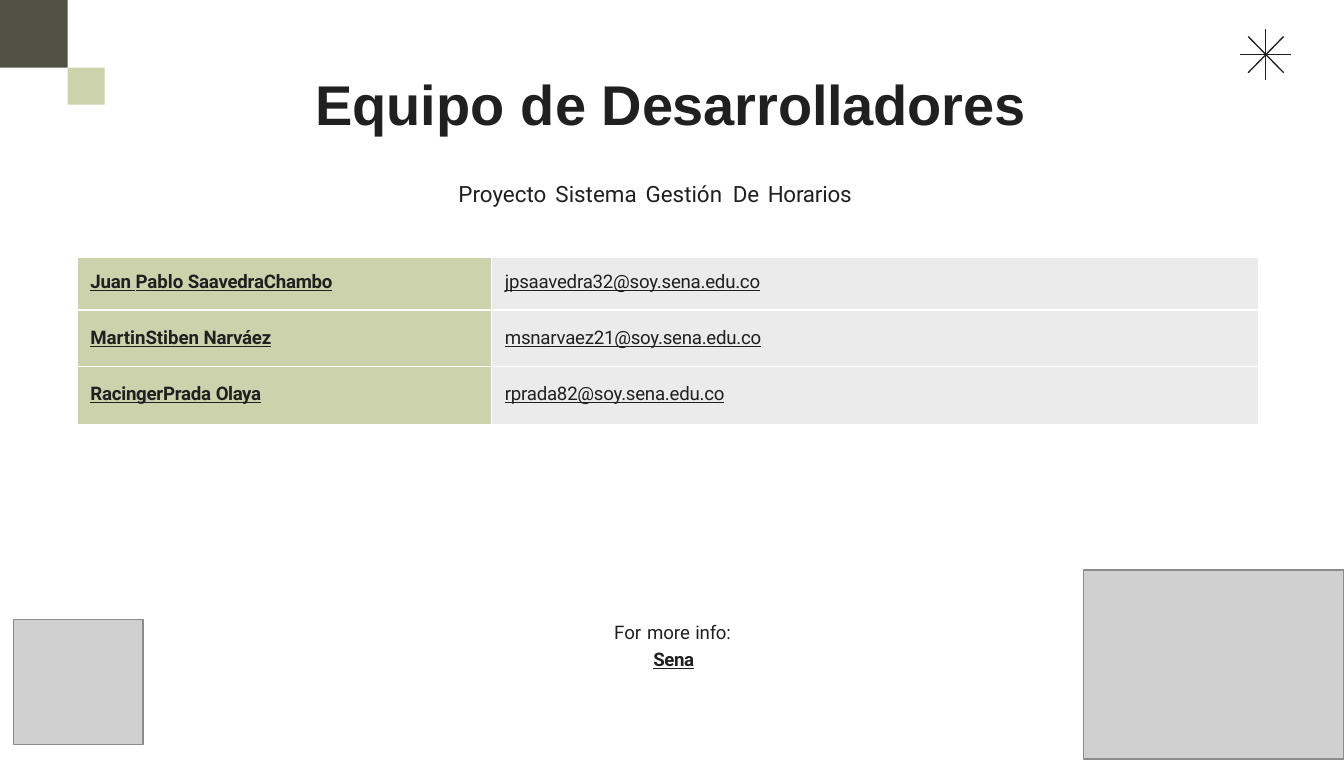
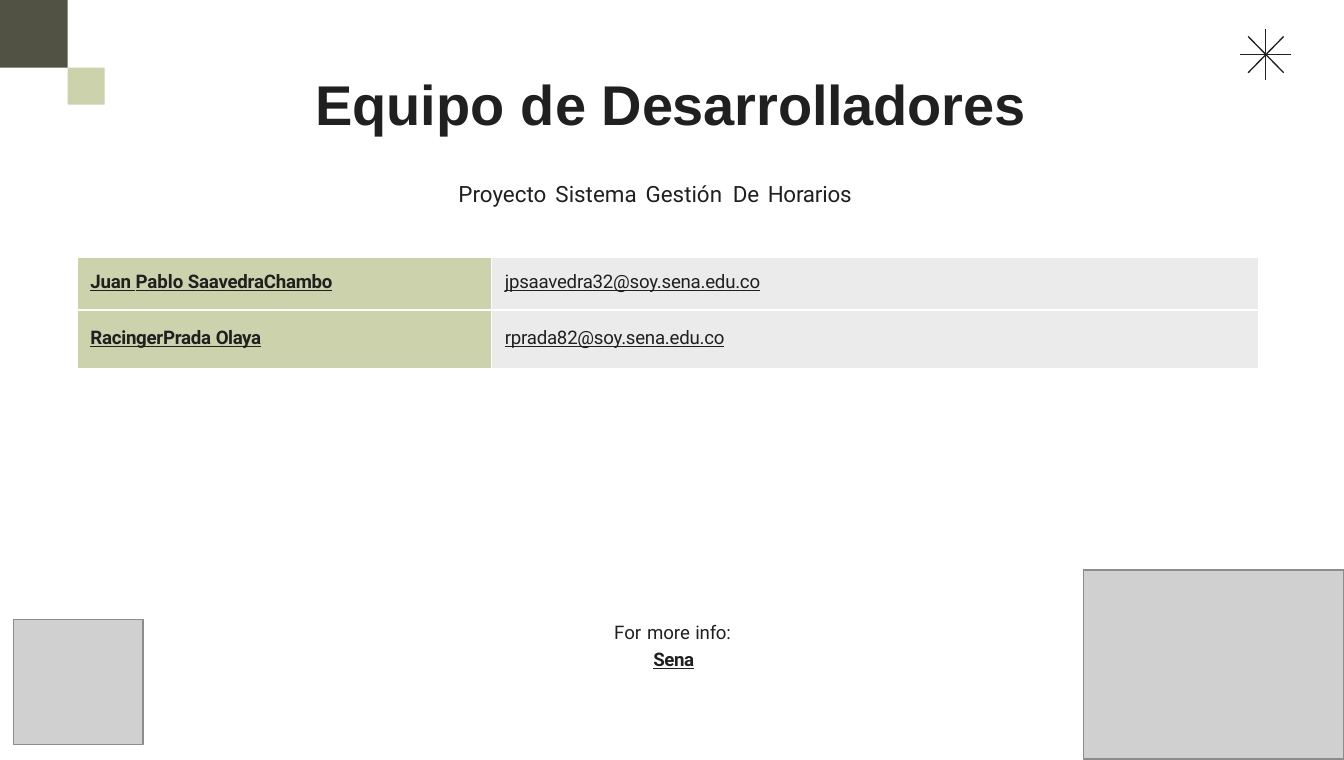
Before and after one commit to martinstiben/SGH-docs, a slide deck: slide 4 of 00-Presentacion_Del_Equipo_SGH.pptx (slide 5 before the commit). Drawn at 1344x760 pixels with LibreOffice and Linux fonts; fonts in the diff are those of the drawing; grey boxes stand for pictures. Boxes give left, top, right and bottom in pixels: in the first picture for what was removed or moved away, otherwise in the second. Text is boxed around its words. In the diff, an @@ line names an element or a change of style, - is before the commit and + after.

```diff
--- a/00-Presentacion_Del_Equipo_SGH.pptx
+++ b/00-Presentacion_Del_Equipo_SGH.pptx
@@ table at bbox=[77, 257, 1258, 368] @@
-row 2: MartinStiben Narváez | msnarvaez21@soy.sena.edu.co
```
Also in this commit, not shown: 2 slides removed, 10 other files.
